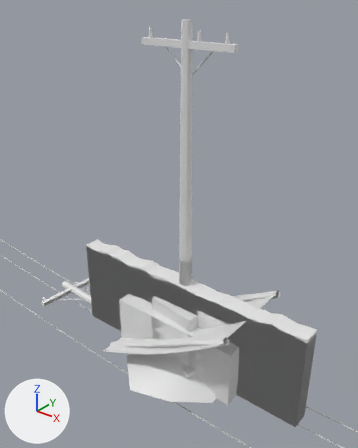
One commit to the glTF model assets/exported/ConflictDressing/ConflictDressing.glb: the scene before it, then after it.
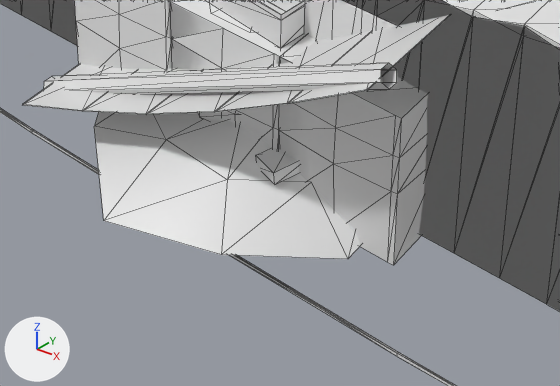
Each version is shown whole from a camera (50 mm lens) standing at (22.8, -29.3, 32.3) and looking at (-1.8, 1.3, 13.3), then close up on the part from 27% to 79% of the width and 71% to 100% of the height. Lighting does not change. The marker at lower left points along +X, +Y and +Z. The first two pictures are the older version. The close-ups show mesh edges as thin lines. Vertices at exactly the same position are counted once.

Names of what the first close-up shows: 'Adobe_Door', 'Adobe_Gap', 'Adobe_Wall', 'Crates', 'Hesco_3', 'Roof', 'Rubble', 'Wire_Span' and 1 more.
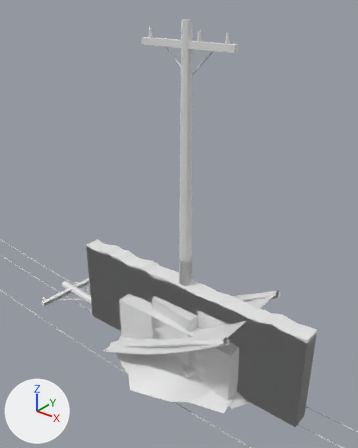
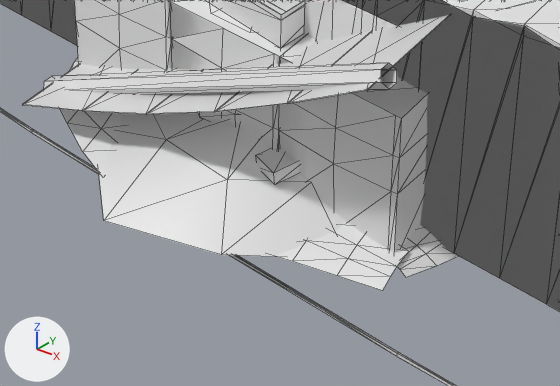
The change, as a diff of the scene's bpy script:
```diff
--- a/assets/exported/ConflictDressing/ConflictDressing.glb.py
+++ b/assets/exported/ConflictDressing/ConflictDressing.glb.py
@@ me_hesco_3 @@
 # used by ob_hesco_3; location = (0.0, 0.0, 0.0)
-me_hesco_3.from_pydata(...)  # 151 vertices, 246 faces; spans x -6.44..6.44, y -2.24..2.24, z -0.2..5.55
+me_hesco_3.from_pydata(...)  # 287 vertices, 426 faces; spans x -7.75..7.8, y -4.8..4.63, z -0.2..5.55
+# me_hesco_3 part 1: a new loose piece of 44 vertices spanning x -6.6..6.6, y -4.8..-1.8, z -0.14..1.19
+# me_hesco_3 part 2: a new loose piece of 24 vertices spanning x 6.0..7.8, y -2.3..2.3, z -0.14..0.63
+# me_hesco_3 part 3: a new loose piece of 24 vertices spanning x -7.75..-6.0, y -2.3..2.3, z -0.14..0.6
+# other edits to the shape of me_hesco_3 do not show in these pictures
```

Where the change shows, as pixel boxes [x1, y1, x2, y2] in the close-ups (560 x 386 px):
'Hesco_3', reshaped
    before: [75, 0, 428, 265]
    after: [60, 0, 458, 290]
part 1 of me_hesco_3, added (mostly hidden)
    after: [60, 109, 409, 290]
part 2 of me_hesco_3, added
    after: [397, 225, 458, 277]
part 3 of me_hesco_3, added (mostly hidden)
    after: [70, 58, 79, 70]
